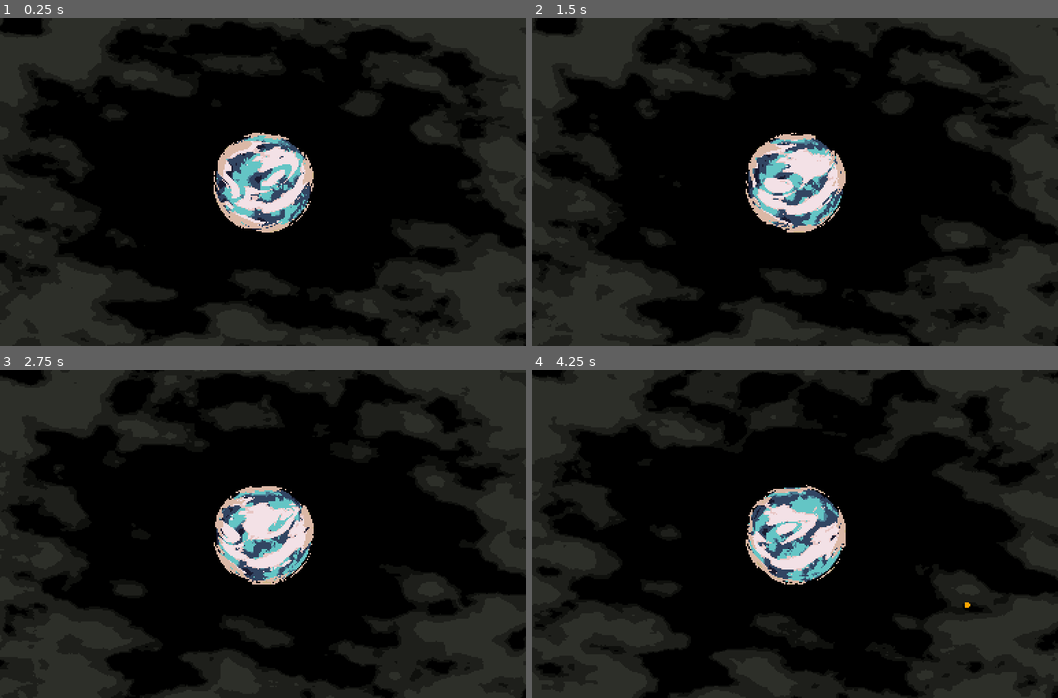
Above: before the commit, frames 1-4 (two rows, left to right).
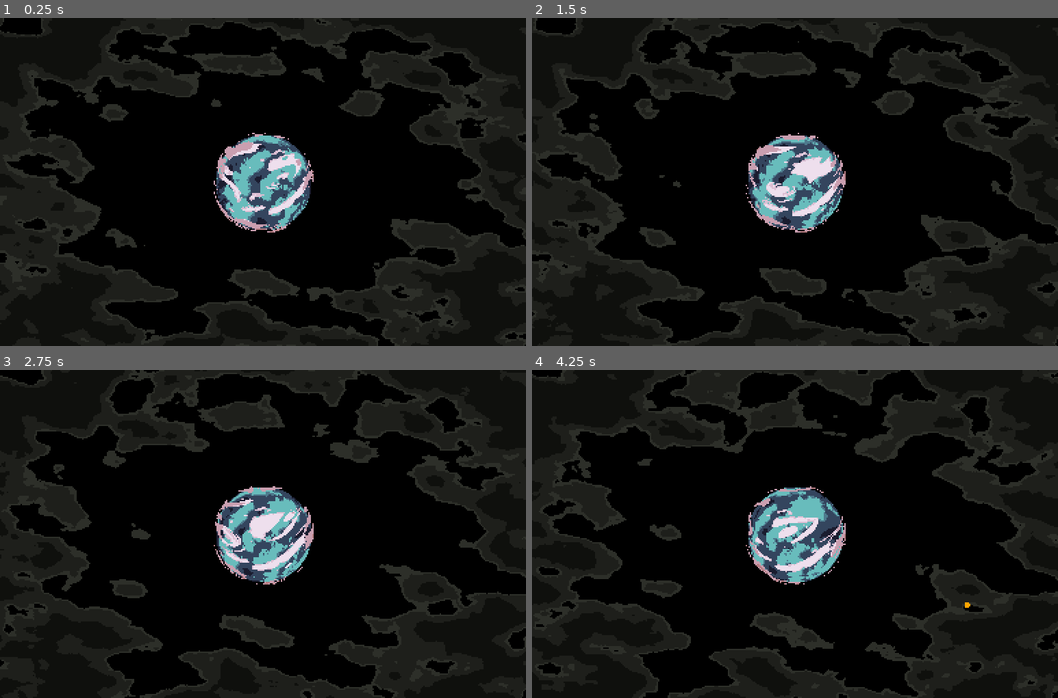
Above: after the commit, the same moments.

Repository: OriginTwo/planet-protector
Game: Godot game, scene res://scene/game.tscn
Two runs of this game, one before a commit and one after it. Both use one fixed random seed, a clock stepped at 60 frames per second and the inputs below. The project has no main scene, so this scene is started directly.
Inputs:
- Up to frame 1 (0.25 s): no input
- Up to frame 2 (1.5 s): tap Enter (ui_accept) at 0.5, 0.77 s; hold Right (ui_right) 0.53-1.28 s; hold Left (ui_left) from 1.28 s (still down)
- Up to frame 3 (2.75 s): tap Enter (ui_accept) at 1.52 s; release Left (ui_left) at 2.03 s; hold Right (ui_right) from 2.03 s (still down)
- Up to frame 4 (4.25 s): tap Enter (ui_accept) at 3.02, 3.77 s; release Right (ui_right) at 3.53 s; hold Left (ui_left) from 3.53 s (still down)

The runs differ from the first frame. In frame 1, 28% of the frame differs, in the area x 0-100%, y 0-100%; in frame 2, 28%; in frame 3, 27%; in frame 4, 28%.

Commit message:
change cloud cover + finalize background color

Diff:
--- a/scene/planet/planet.gd
+++ b/scene/planet/planet.gd
@@ -34,7 +34,7 @@
 	cloud.size = Vector2((Global.PLANET_RADIUS + 2)*2, (Global.PLANET_RADIUS + 2)*2)
 	cloud.position = Vector2(-Global.PLANET_RADIUS - 2, -Global.PLANET_RADIUS - 2)
 	cloud.material.set_shader_parameter("pixels", (Global.PLANET_RADIUS + 2)*2)
-	cloud.material.set_shader_parameter("cloud_cover", randf_range(0.35, 0.45))
+	cloud.material.set_shader_parameter("cloud_cover", 0.5)
 	cloud.material.set_shader_parameter("light_origin", Vector2(0.5, 0.5))
 	cloud.material.set_shader_parameter("time_speed", randf_range(0.15, 0.2))
 	cloud.material.set_shader_parameter("size", randf_range(4.5, 5.4))
--- a/scene/space.gdshader
+++ b/scene/space.gdshader
@@ -27,42 +27,16 @@
 	float stripe = stripe_impact*sin((UV.y - stripe_angle*UV.x)*stripe_frequency);
 	n += stripe;
 
+	// color
 	vec3 color = colors[3].rgb;
-
-	if (false) {
-		if (n > 0.48) {
-			color = colors[2].rgb;
-		}
-		else if (n > 0.38) {
-			color = colors[1].rgb;
-		}
-		else if (n > 0.35) {
-			color = colors[0].rgb;
-		}
+	if (n > 0.48) {
+		color = colors[2].rgb;
 	}
-	else {
-		if (false) {
-			if (n > 0.48) {
-				color = colors[2].rgb;
-			}
-			else if (n > 0.38) {
-				color = colors[0].rgb;
-			}
-			else if (n > 0.35) {
-				color = colors[1].rgb;
-			}
-		}
-		else {
-			if (n > 0.48) {
-				color = colors[0].rgb;
-			}
-			else if (n > 0.38) {
-				color = colors[1].rgb;
-			}
-			else if (n > 0.35) {
-				color = colors[2].rgb;
-			}
-		}
+	else if (n > 0.38) {
+		color = colors[1].rgb;
+	}
+	else if (n > 0.35) {
+		color = colors[0].rgb;
 	}
 
 	COLOR = vec4(color.rgb, 1);
